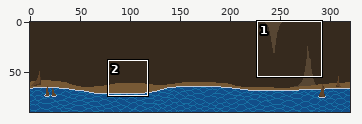
Edited in one commit: pixel-art file (assets/cave_background.ase). Above, an overview of the earlier version with the close-up marked.
Close-up. The starting point:
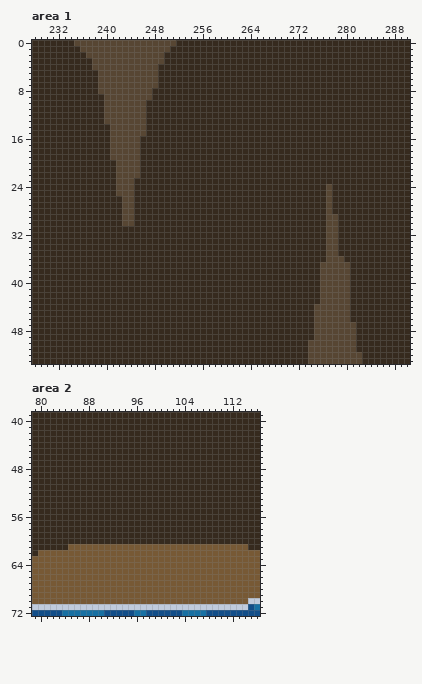
320x90 pixels, 1 frame. Shown: area 1: x 228..290, y 0..53; area 2: x 79..116, y 39..72.
The result:
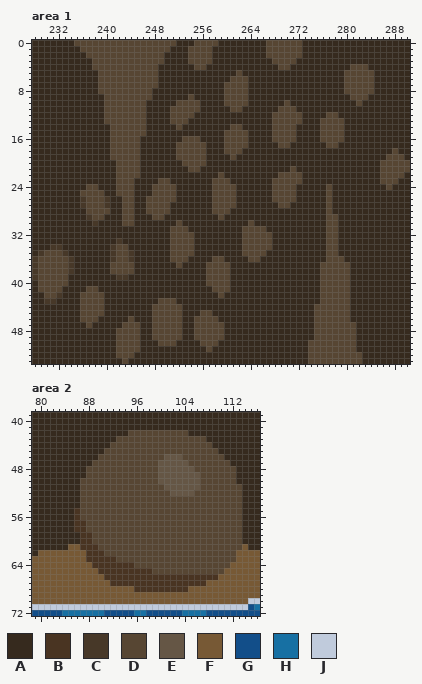
Palette (. is transparent): A #362a1e  B #493422  C #473828  D #574633  E #655645  F #775935  G #124e89  H #1770a3  J #c0cbdc
What changed:
Changed rows in their new state; - is an unchanged pixel.
Area 1, layer "BG":
first column x 228:
 0 ---------------------------DDDD--------DDDDDD------------------
 1 --------------------------DDDD---------DDDDDD------------------
 2 --------------------------DDDD---------DDDDDD------------------
 3 --------------------------DDDD----------DDDD-------------------
 4 ---------------------------DD------------DD----------DDD-------
 5 ----------------------------------D-----------------DDDDD------
 6 ---------------------------------DDD----------------DDDDD------
 7 --------------------------------DDDD----------------DDDDD------
 8 --------------------------------DDDD----------------DDDDD------
 9 --------------------------D-----DDDD-----------------DDD-------
10 ------------------------DDDD----DDDD------D-----------D--------
11 -----------------------DDDDD-----DD------DDD-------------------
12 -----------------------DDDD-------------DDDDD----DD------------
13 -----------------------DDD--------------DDDDD---DDDD-----------
14 ------------------------D--------DD-----DDDD----DDDD-----------
15 --------------------------------DDDD----DDDD----DDDD-----------
16 -------------------------DDD----DDDD----DDDD----DDDD-----------
17 ------------------------DDDDD---DDDD-----DD------DD------------
18 ------------------------DDDDD---DDD-------------------------D--
19 ------------------------DDDDD----D-------------------------DDD-
20 -------------------------DDDD-----------------------------DDDDD
21 --------------------------DD---------------D--------------DDDDD
22 -------------------------------D---------DDDD-------------DDDD-
23 ---------------------DD-------DDD-------DDDDD-------------DDD--
24 ---------DD---------DDDD------DDDD------DDDD---------------D---
25 --------DDDD--------DDDD------DDDD------DDDD-------------------
26 --------CDDDC------DDDDD------DDDD------DDDD-------------------
27 --------CDDDC------DDDD-------DDDD-------DD--------------------
28 ---------DDDD------DDDD-------DDD------------------------------
29 ---------CDD--------DD---------D-------------------------------
30 ----------C-------------D-----------D--------------------------
31 -----------------------DDD---------DDDD------------------------
32 -----------------------DDDD--------DDDDD-----------------------
33 --------------C--------DDDD--------DDDDD-----------------------
34 ---CC--------CDD-------DDDD--------DDDDD-----------------------
35 -CDDDC-------CDDC------DDDD--------DDDD------------------------
36 CDDDDDC------CDDC------DDD----DD----DD-------------------------
37 CDDDDDC------DDDD-------D----DDDD------------------------------
38 CDDDDDC------DDDD------------DDDD------------------------------
39 CDDDDD--------CC-------------DDDD------------------------------
40 -DDDDD-----------------------DDDD------------------------------
41 -DDDD----DD-------------------DDD------------------------------
42 --DDC---DDDD-------------------D-------------------------------
43 --CC----DDDD---------DDD---------------------------------------
44 --------DDDD--------DDDDD--------------------------------------
45 --------DDDD--------DDDDD---DD---------------------------------
46 --------DDD-----D---DDDDD--DDDD--------------------------------
47 ---------D-----DDD--DDDDD--DDDDD-------------------------------
48 --------------DDDD--DDDDD--DDDDD-------------------------------
49 --------------DDDD--DDDDD--DDDDD-------------------------------
50 --------------DDDD---DDD----DDD--------------------------------
51 --------------DDDD-----------D---------------------------------
52 --------------DDD----------------------------------------------
53 ---------------D-----------------------------------------------
Area 2, layer "Rocks":
first column x 86:
42 ---------DDDDDDDDDD---------
43 -------DDDDDDDDDDDDDDD------
44 ------DDDDDDDDDDDDDDDDD-----
45 -----DDDDDDDDDDDDDDDDDDD----
46 ----DDDDDDDDDDDEEEDDDDDDD---
47 ---DDDDDDDDDDDEEEEEDDDDDDD--
48 --DDDDDDDDDDDDEEEEEEDDDDDDD-
49 --DDDDDDDDDDDDEEEEEEEDDDDDD-
50 -DDDDDDDDDDDDDEEEEEEEDDDDDD-
51 -DDDDDDDDDDDDDDEEEEEEDDDDDDD
52 -DDDDDDDDDDDDDDDEEEEDDDDDDDD
53 -DDDDDDDDDDDDDDDDDDDDDDDDDDD
54 -DDDDDDDDDDDDDDDDDDDDDDDDDDD
55 BDDDDDDDDDDDDDDDDDDDDDDDDDDD
56 BDDDDDDDDDDDDDDDDDDDDDDDDDDD
57 BBDDDDDDDDDDDDDDDDDDDDDDDDDD
58 BBDDDDDDDDDDDDDDDDDDDDDDDDDD
59 -BBDDDDDDDDDDDDDDDDDDDDDDDDD
60 -BBDDDDDDDDDDDDDDDDDDDDDDDDD
61 -BBBDDDDDDDDDDDDDDDDDDDDDDDD
62 --BBBDDDDDDDDDDDDDDDDDDDDDD-
63 --BBBBBDDDDDDDDDDDDDDDDDDDD-
64 ---BBBBBBBDDDDDDDDDDDDDDDD--
65 ----BBBBBBBBBDDDDDDDDDDDD---
66 -----BBBBBBBBBBBBBBBBBBB----
67 ------BBBBBBBBBBBBBBBB------
68 ----------BBBBBBBBB---------
Pixel boxes of the changes (left, top, right, bottom) in both close-ups:
changed: (32, 40, 302, 364)
changed: (320, 64, 374, 148)
changed: (380, 148, 410, 190)
changed: (74, 430, 242, 592)
